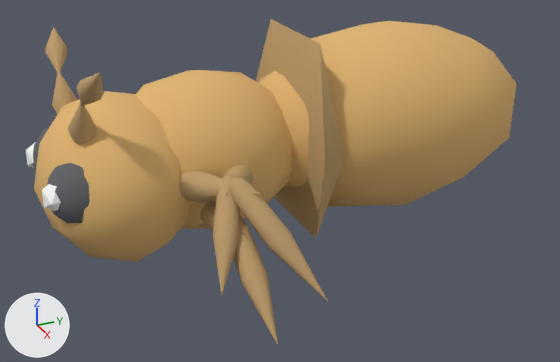
A saved change to the glTF model web-forest/public/model/species/solenopsis-geminata.glb.
Rendered twice from a 50 mm lens placed at (0.385, -0.17, 0.33), pointed at (0.007, 0.0, 0.141). The lights are fixed; the arrows at lower left show +X, +Y and +Z. The first picture is the older version. Where no turn or scale is listed for an object, it has been applied to the vertices.

Objects in the first picture: 'antenna-l0', 'antenna-l1', 'antenna-r0', 'antenna-r1', 'eye-l', 'gaster', 'head', 'leg0-l0', 'leg1-l0', 'leg2-l0', 'thorax' and 1 more.
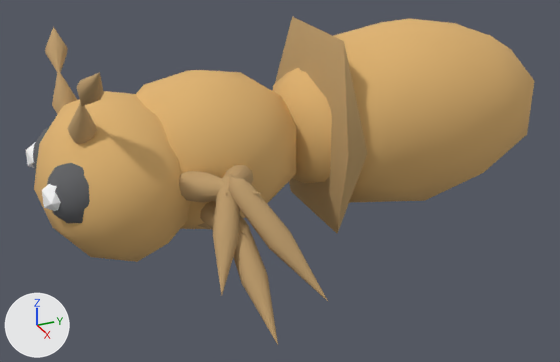
Edits to the scene script, one JSON object a line:
```json
{"op": "set", "path": "ob_gaster.location", "old": "(0.0, 0.0727, 0.1705)", "new": "(0.0, 0.0866, 0.1705)"}
```

Changed parts and their boxes [x1, y1, x2, y2] in the pictures (560 x 362 px):
```json
{"object": "gaster", "change": "moved", "before": [256, 19, 516, 238], "after": [272, 17, 534, 233]}
```
